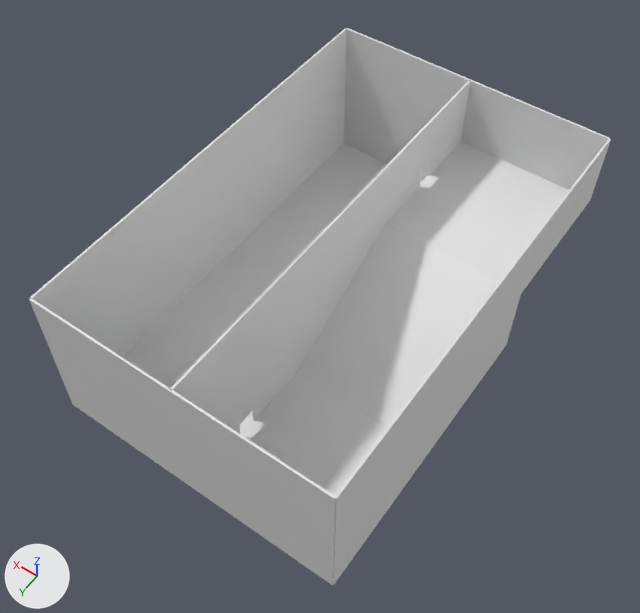
One commit to the Blender file dimensions.blend: the scene before it, then after it.
Before and after are seen from a 50 mm lens placed at (-74.9, 120.4, 144.0), pointed at (-17.6, 40.3, 18.0). The lights are fixed; the arrows at lower left show +X, +Y and +Z.

Before the edit, the objects in view are built like this:
```python
me_cube_005 = bpy.data.meshes.new('Cube.005')
me_cube_005.from_pydata(...)  # a box spanning x -1.0..1.0, y -1.0..1.0, z -1.0..1.0
me_cube_005.materials.append(mat_material)  # white #e7e7e7
me_cube_011 = bpy.data.meshes.new('Cube.011')
me_cube_011.from_pydata(...)  # a box spanning x -1.0..1.0, y -1.0..1.0, z -1.0..1.0
me_cube_014 = bpy.data.meshes.new('Cube.014')
me_cube_014.from_pydata(...)  # 16 vertices, 14 faces; spans x -1.0..1.0, y -1.0..1.0, z -1.0..1.0
ob_cube_005 = bpy.data.objects.new('Cube.005', me_cube_005)
ob_cube_005.location = (-30.0, 0.0, 16.0)
ob_cube_005.scale = (15.0, 15.0, 0.2)
ob_cube_010 = bpy.data.objects.new('Cube.010', me_cube_011)
ob_cube_010.location = (-15.0, 30.0, 8.0)
ob_cube_010.scale = (0.2, 15.0, 8.0)
ob_cube_013 = bpy.data.objects.new('Cube.013', me_cube_014)
ob_cube_013.location = (-15.0, 60.0, 8.0)
ob_cube_013.scale = (0.2, 15.0, 8.0)
# also in view: 'Cube.015' at (-45.0, 60.0, 24.0); 'Cube.006' at (-30.0, 30.0, 8.0); 'Cube.012' at (-15.0, 60.0, 24.0); 'Cube.017' at (-45.0, 30.0, 8.0); 'Cube.022' at (-30.0, 75.0, 24.0)
```
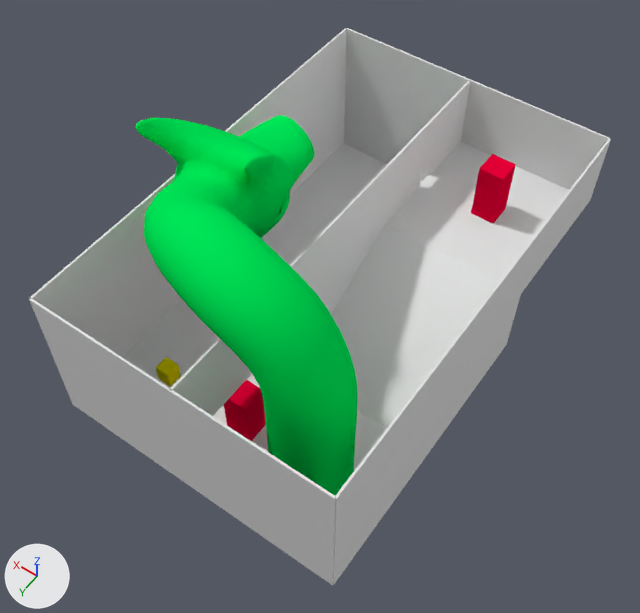
The newer file is also turned or shifted as a whole; pictures and numbers use the older file's frame.

Boxes (x1, y1, x2, y2) around the edits, measured in the pictures (640 x 613 px):
'boss', added (green): after (136, 115, 358, 496)
'Cube.013', reshaped: before (211, 325, 296, 434); after (211, 372, 252, 416)
'giant', added (red): after (471, 154, 516, 223)
'giant.001', added (red): after (224, 380, 266, 441)
'zombie', added (yellow): after (156, 357, 181, 387)
'Cube.003', unchanged, covered by the edit: before (241, 373, 387, 496); after (252, 410, 387, 472)
'Cube.028', unchanged, covered by the edit: before (155, 102, 264, 251); after (155, 102, 261, 194)
'Cube.001', unchanged, covered by the edit: before (179, 217, 313, 331); after (179, 222, 313, 310)
'Cube.029', unchanged, covered by the edit: before (168, 165, 268, 302); after (177, 294, 182, 302)

What changed in the scene script:
```text
Add mat_material_002:
    mat_material_002 = diffuse_material('Material.002')
    mat_material_002.base_color = (0.8, 0.727, 0.0)  # yellow #e7de00
Add mat_material_003:
    mat_material_003 = diffuse_material('Material.003')
    mat_material_003.base_color = (0.8, 0.0, 0.0382)  # red #e70037
Add mat_material_004:
    mat_material_004 = diffuse_material('Material.004')
    mat_material_004.base_color = (0.0, 0.8, 0.0967)  # green #00e758
Change me_cube_014:
    where me_cube_014.from_pydata(...)  # 16 vertices, 14 faces; spans x -1.0..1.0, y -1.0..1.0, z -1.0..1.0
    used by ob_cube_013; location = (-15.0, 60.0, 8.0); scale = (0.2, 15.0, 8.0)
    me_cube_014 part 1
    me_cube_014.vertices[2].co: (-1.0, 0.13, -1.0) -> (-1.0, 0.53, -1.0)  # pixel (241, 436) -> not seen
    me_cube_014.vertices[3].co: (-1.0, 0.13, -0.5) -> (-1.0, 0.53, 0.88)  # pixel (239, 424) -> pixel (212, 416)
    me_cube_014.vertices[5].co: (-1.0, -0.13, -1.0) -> (-1.0, -0.53, -1.0)  # pixel (254, 420) -> not seen
    me_cube_014.vertices[7].co: (-1.0, -0.13, -0.5) -> (-1.0, -0.53, 0.88)  # pixel (253, 409) -> not seen
    me_cube_014.vertices[10].co: (1.0, 0.13, -1.0) -> (1.0, 0.53, -1.0)
    me_cube_014.vertices[12].co: (1.0, -0.13, -1.0) -> (1.0, -0.53, -1.0)  # pixel (252, 419) -> not seen
    me_cube_014.vertices[14].co: (1.0, -0.13, -0.5) -> (1.0, -0.53, 0.88)
    me_cube_014.vertices[15].co: (1.0, 0.13, -0.5) -> (1.0, 0.53, 0.88)
Add me_cube_036:
    me_cube_036.from_pydata(...)  # a box spanning x -1.0..1.0, y -1.0..1.0, z -1.0..1.0
    me_cube_036.materials.append(mat_material_002)  # yellow #e7de00
Add me_cube_037:
    me_cube_037.from_pydata(...)  # a box spanning x -1.0..1.0, y -1.0..1.0, z -1.0..1.0
    me_cube_037.materials.append(mat_material_003)  # red #e70037
Add me_cube_038:
    me_cube_038.from_pydata(...)  # 86 vertices, 80 faces, 2 loose edges; spans x -1.0..5.61, y -5.49..1.21, z -1.0..7.84
    me_cube_038.polygons.foreach_set('use_smooth', [True] * 80)
    me_cube_038.materials.append(mat_material_004)  # green #00e758
Add me_cube_039:
    me_cube_039.from_pydata(...)  # a box spanning x -1.0..1.0, y -1.0..1.0, z -1.0..1.0
    me_cube_039.materials.append(mat_material_003)  # red #e70037
Add ob_zombie:
    ob_zombie = bpy.data.objects.new('zombie', me_cube_036)
    ob_zombie.location = (4.0, 60.0, 2.2)
    ob_zombie.scale = (1.5, 1.5, 2.0)
Add ob_giant:
    ob_giant = bpy.data.objects.new('giant', me_cube_037)
    ob_giant.location = (-30.0, 0.0, 22.2)
    ob_giant.scale = (2.5, 2.5, 6.0)
Add ob_boss:
    ob_boss = bpy.data.objects.new('boss', me_cube_038)
    ob_boss.location = (-30.0, 60.0, 6.2)
    ob_boss.scale = (8.0, 8.0, 6.0)
    _m = ob_boss.modifiers.new('Subsurf', 'SUBSURF')
    _m.levels = 3
Add ob_giant_001:
    ob_giant_001 = bpy.data.objects.new('giant.001', me_cube_039)
    ob_giant_001.location = (-15.0, 60.0, 6.2)
    ob_giant_001.scale = (2.5, 2.5, 6.0)
```
